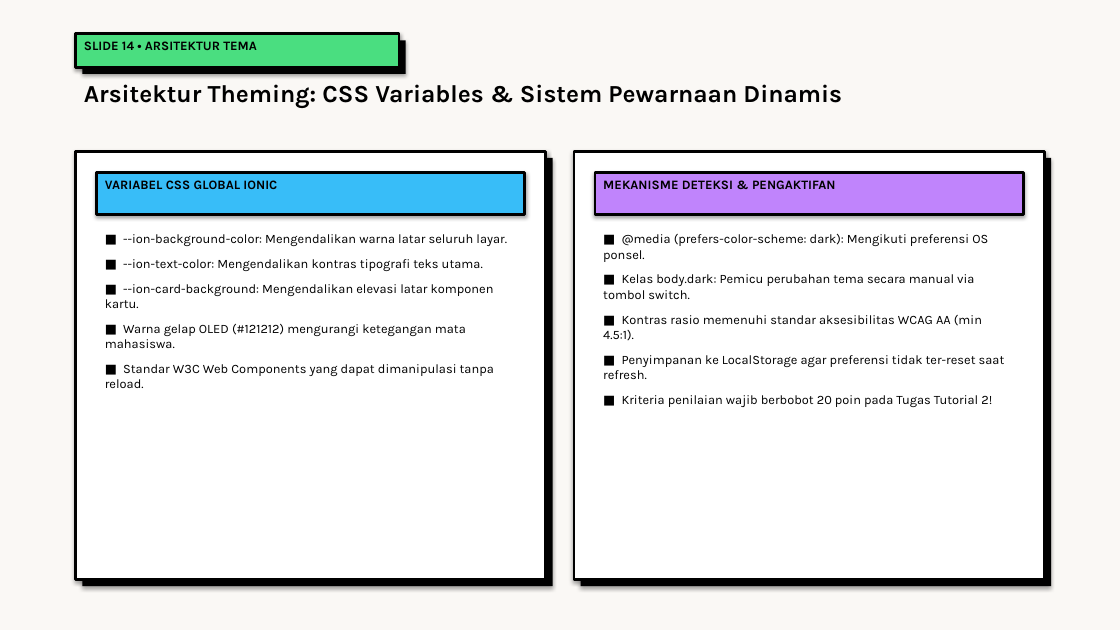
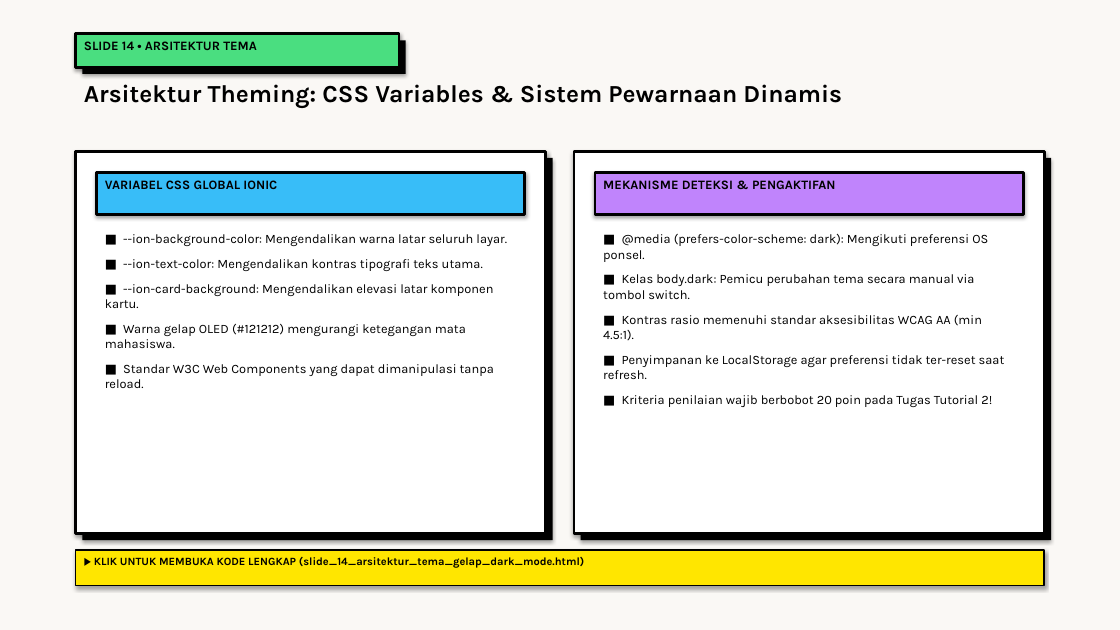
Before and after one commit to antonprafanto/tuweb_mobile2025, a slide deck: slide 14 of slide_presentasi/SESI_05_Layout_Grid_Form_Regex_Dark_Mode.pptx. Drawn at 1120x630 pixels with LibreOffice and Linux fonts; fonts in the diff are those of the drawing. Boxes give left, top, right and bottom in pixels: in the first picture for what was removed or moved away, otherwise in the second. Text is boxed around its words. In the diff, an @@ line names an element or a change of style, - is before the commit and + after.

```diff
--- a/slide_presentasi/SESI_05_Layout_Grid_Form_Regex_Dark_Mode.pptx
+++ b/slide_presentasi/SESI_05_Layout_Grid_Form_Regex_Dark_Mode.pptx
@@ rectangle: place and size @@
-rectangle at (76,151,546,580)
+rectangle at (76,151,546,534)
@@ rectangle: place and size @@
-rectangle at (82,158,553,586)
+rectangle at (82,158,553,540)
@@ rectangle: place and size @@
-rectangle at (574,151,1044,580)
+rectangle at (574,151,1044,534)
@@ rectangle: place and size @@
-rectangle at (581,158,1051,586)
+rectangle at (581,158,1051,540)
@@ rectangle added at (76,550,1044,586), fill #FFE600, outline #000000 1.5 pt @@
@@ text added at (94,557,584,568), 9.5 pt, text #000000, bold @@
+▶ KLIK UNTUK MEMBUKA KODE LENGKAP (slide_14_arsitektur_tema_gelap_dark_mode.html)
```
Also in this commit, not shown: 4 other slides changed, 24 other files.
